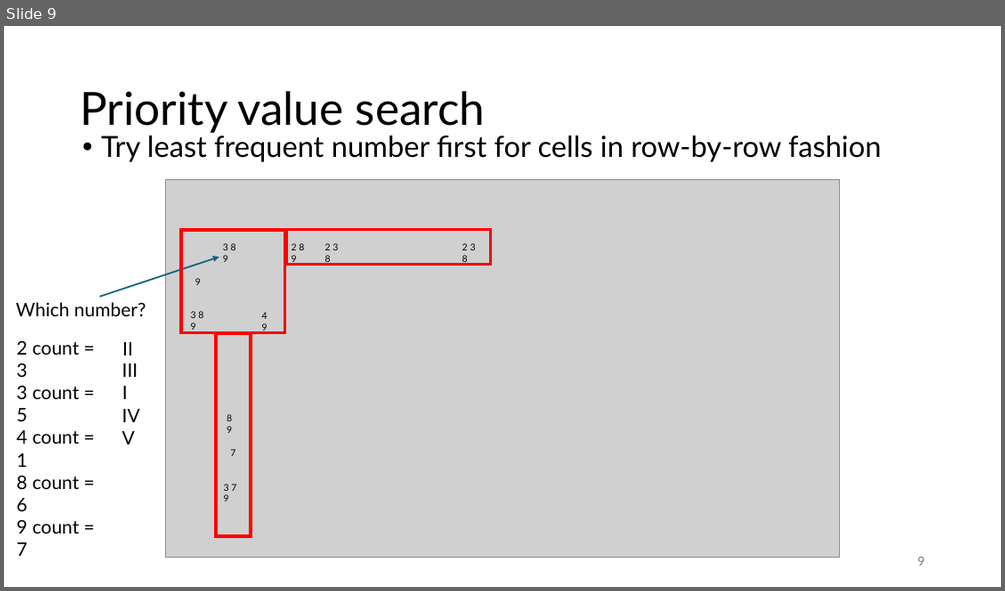
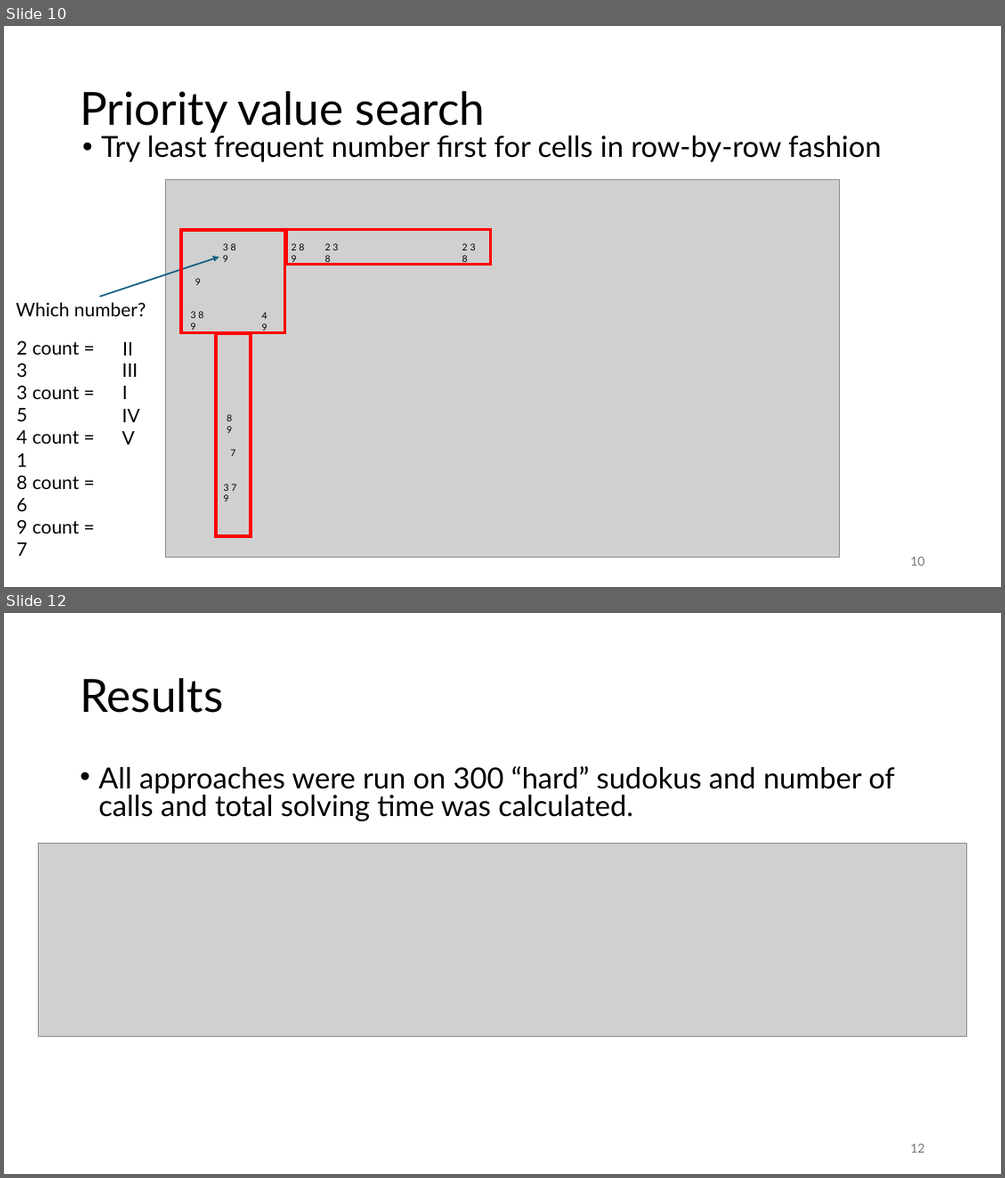
Before and after one commit to MarvinYyrike/sudoku_DFS_solver, a slide deck: Sudoku Solver.pptx. Shown one above the other, each under a label of ours: slide 9 before the commit, slides 10 and 12 after it; the slides between them are not shown. The pictures are 1005x591 and 1005x1178 pixels, drawn with LibreOffice and Linux fonts; fonts in the diff are those of the drawing; grey boxes stand for pictures. Boxes give left, top, right and bottom in pixels: in the first picture for what was removed or moved away, otherwise in the second. Text is boxed around its words. In the diff, an @@ line names an element or a change of style, - is before the commit and + after.

```diff
--- a/Sudoku Solver.pptx
+++ b/Sudoku Solver.pptx
@@ slide 12 added at <box>4,613,1001,1174</box>, background #FFFFFF @@
@@ title added at <box>80,678,223,713</box>, 44 pt, text #000000 @@
+Results
@@ text added at <box>98,766,895,821</box>, 28 pt, text #000000 @@
+• All approaches were run on 300 “hard” sudokus and number of calls and total solving time was calculated.
@@ picture added at <box>39,844,967,1037</box> @@
@@ page number added at <box>910,1143,924,1152</box>, 12 pt, text #797979 @@
+12
@@ what was slide 9 is now slide 10 @@
@@ page number at <box>910,556,924,565</box>: text changed @@
-9
+10
```
Also in this commit, not shown: 3 slides changed, 1 other slide added.
